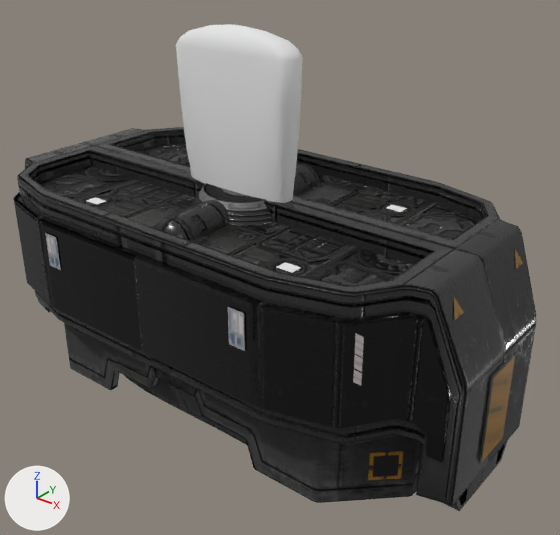
The Blender file src/addons/no_mans_sky_base_builder/models-high-res/assets/B_TRU_E.blend, before and after one commit.
The view is the same before and after, from a camera (50 mm lens) standing at (4.94, -5.59, 2.71) and looking at (0.25, 0.28, -0.92). Lighting does not change. The marker at lower left points along +X, +Y and +Z. The older version comes first.

Script lines for the objects in view, before the commit:
```python
ob_b_tru_e = bpy.data.objects.new('B_TRU_E', me_b_tru_e)
ob_b_tru_e.location = (0.0, 0.0, 0.0)
```
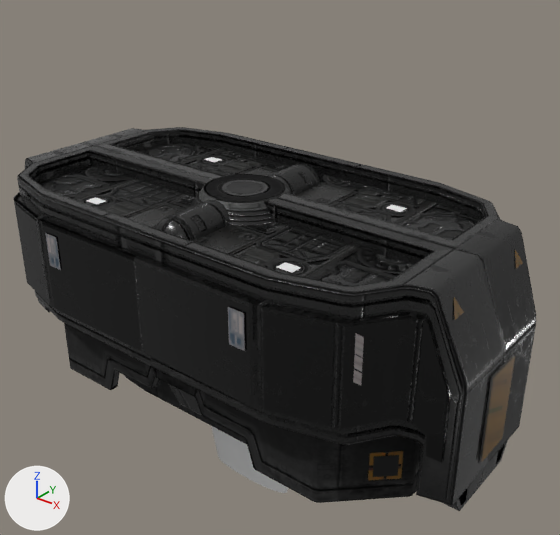
What differs and where, as boxes (x1, y1, x2, y2) in the pictures (560 x 535 px):
'B_TRU_E', surface changed, reshaped (21% shorter)
    before: (13, 24, 536, 511)
    after: (13, 127, 536, 511)
part 1 of me_b_tru_e, added
    after: (212, 426, 288, 493)
part 2 of me_b_tru_e, deleted
    before: (176, 24, 302, 203)

Patch to the scene script:
```diff
--- a/src/addons/no_mans_sky_base_builder/models-high-res/assets/B_TRU_E.blend.py
+++ b/src/addons/no_mans_sky_base_builder/models-high-res/assets/B_TRU_E.blend.py
@@ img_biggstrim_dds_001 @@
+img_biggstrim_dds_001 = load_image('BIGGSTRIM.DDS.001', '../textures/BIGGSTRIM.png', 1024, 2048, 'sRGB')
@@ img_biggstrim_normal_dds_001 @@
+img_biggstrim_normal_dds_001 = load_image('BIGGSTRIM.NORMAL.DDS.001', '../textures/BIGGSTRIM.NORMAL.png', 1024, 2048, 'Linear Rec.2020')
@@ img_biggstrim_masks_dds_001 @@
+img_biggstrim_masks_dds_001 = load_image('BIGGSTRIM.MASKS.DDS.001', '../textures/BIGGSTRIM.MASKS.png', 1024, 2048, 'Linear Rec.2020')
@@ mat_biggsurfdetpommat @@
 n2 = _N.new('ShaderNodeTexImage'); n2.name = 'Texture Image - Diffuse'
-n2.image = img_biggstrim_dds
+n2.image = img_biggstrim_dds_001
 n3 = _N.new('ShaderNodeTexImage'); n3.name = 'Texture Image - Mask'
-n3.image = img_biggstrim_masks_dds
+n3.image = img_biggstrim_masks_dds_001
 n4 = _N.new('ShaderNodeSeparateColor'); n4.name = 'Separate Color'
@@ mat_biggsurfdetpommat @@
 n7 = _N.new('ShaderNodeTexImage'); n7.name = 'Texture Image - Normal'
-n7.image = img_biggstrim_normal_dds
+n7.image = img_biggstrim_normal_dds_001
 n8 = _N.new('ShaderNodeSeparateXYZ'); n8.name = 'Separate XYZ'
@@ mat_biggsurfdetpommat @@
 n12 = _N.new('ShaderNodeMixRGB'); n12.name = 'Mix (Legacy)'
-n12.inputs[0].default_value = 0.0  # 'Factor'
 n13 = _N.new('ShaderNodeMixShader'); n13.name = 'Mix Shader'
@@ mat_biggsurfdetpommat @@
 n17.inputs[2].default_value = 0.0  # 'Gradient'
+n18 = _N.new('ShaderNodeSeparateColor'); n18.name = 'Separate Color.001'
 _L.new(n3.outputs[0], n4.inputs[0])  # 'Color' to 'Color'
@@ mat_biggsurfdetpommat @@
 n16 = _N.new('ShaderNodeTexImage'); n16.name = 'Image Texture'
 n17 = _N.new('ShaderNodeGroup'); n17.name = 'Group'
 _L.new(n12.outputs[0], n17.inputs[0])  # 'Color' to 'Diffuse'
-_L.new(n16.outputs[0], n17.inputs[1])  # 'Color' to 'Mask'
 _L.new(n17.outputs[0], n1.inputs[0])  # 'Color' to 'Base Color'
+_L.new(n16.outputs[0], n18.inputs[0])  # 'Color' to 'Color'
+_L.new(n18.outputs[0], n17.inputs[1])  # 'Red' to 'Mask'
@@ me_b_tru_e @@
 # used by ob_b_tru_e; location = (0.0, 0.0, 0.0)
-me_b_tru_e.from_pydata(...)  # 6894 vertices, 2898 faces; spans x -2.93..2.93, y -1.51..1.51, z -2.68..1.6
+me_b_tru_e.from_pydata(...)  # 6596 vertices, 2367 faces; spans x -2.93..2.93, y -1.51..1.51, z -3.69..0.01
+# me_b_tru_e part 1: a new loose piece of 422 vertices spanning x -0.72..0.72, y -0.15..0.2, z -3.69..-1.44, in mat_engine_mat (its picture is missing)
+# me_b_tru_e part 2: the loose piece of 616 vertices spanning x -0.78..0.67, y -0.18..0.18, z -0.66..1.6 is deleted
+# other edits to the shape of me_b_tru_e do not show in these pictures
 me_b_tru_e.materials.append(mat_biggstrimmat19)
```
